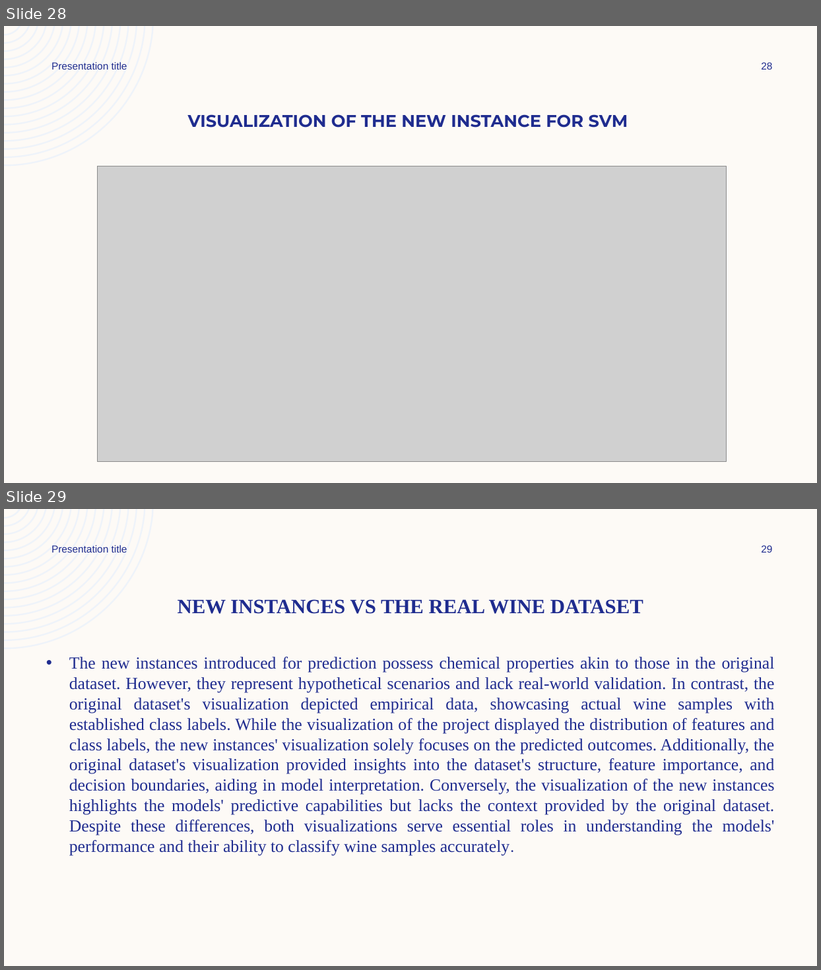
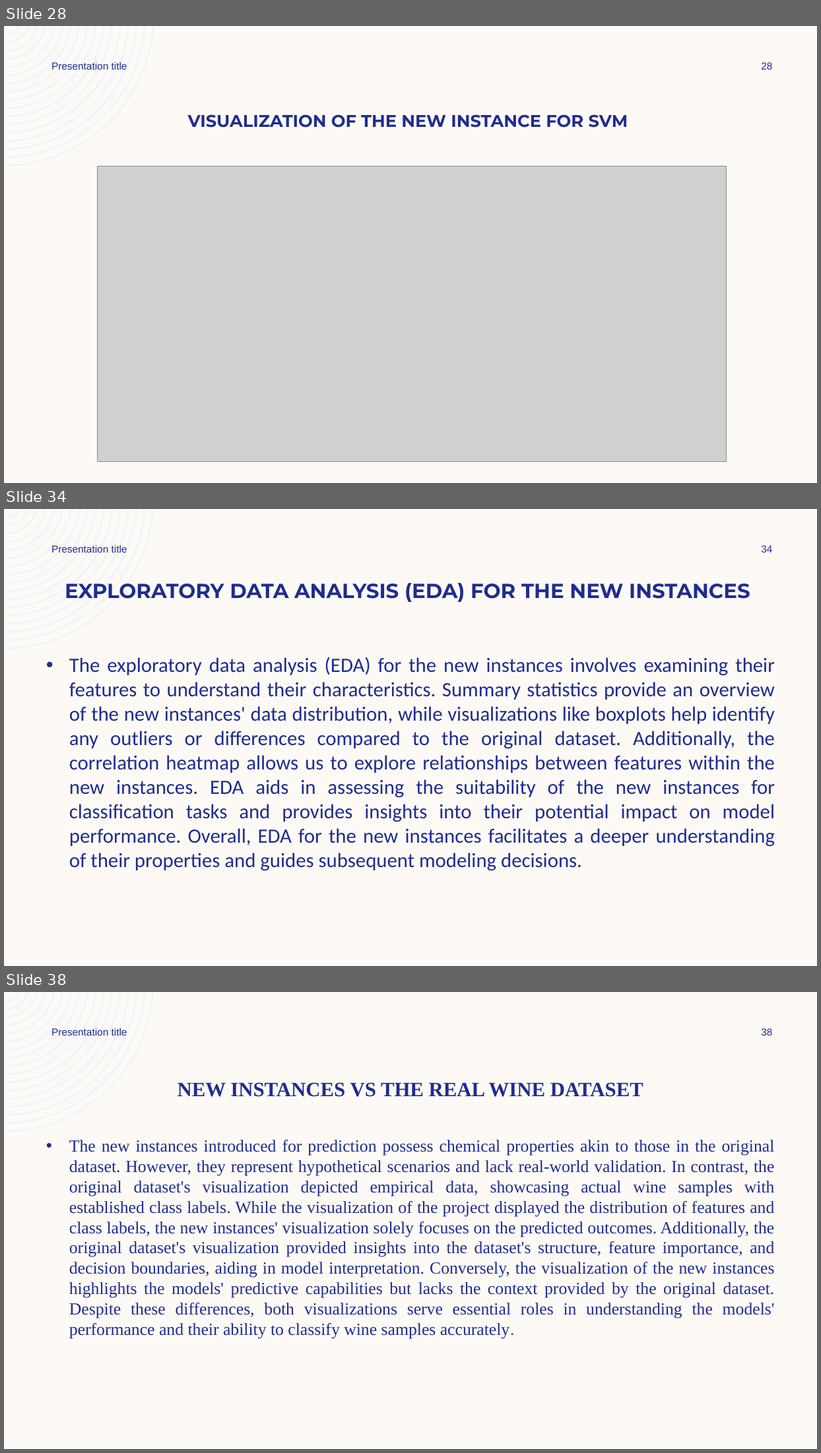
Before and after one commit to bigkebs/code-path-preview, a slide deck: Wine Classification Project_KBM_2024.pptx. Shown one above the other, each under a label of ours: slides 28 and 29 before the commit, slides 28, 34 and 38 after it; the slides between them are not shown. The pictures are 821x970 and 821x1453 pixels, drawn with LibreOffice and Linux fonts; fonts in the diff are those of the drawing; grey boxes stand for pictures. Boxes give left, top, right and bottom in pixels: in the first picture for what was removed or moved away, otherwise in the second. Text is boxed around its words. In the diff, an @@ line names an element or a change of style, - is before the commit and + after.

```diff
--- a/Wine Classification Project_KBM_2024.pptx
+++ b/Wine Classification Project_KBM_2024.pptx
@@ slide 34 added at bbox=[4, 509, 817, 966], background #FDFAF6; not listed: 1 template element that a slide beside it also shows @@
@@ text added at bbox=[52, 545, 127, 553], 12 pt, text #1F2C8F @@
+Presentation title
@@ page number added at bbox=[761, 545, 772, 553], 12 pt, text #1F2C8F @@
+34
@@ title added at bbox=[65, 583, 750, 602], 24 pt, text #1F2C8F, bold @@
+EXPLORATORY DATA ANALYSIS (EDA) FOR THE NEW INSTANCES
@@ text added at bbox=[69, 657, 776, 871], 24 pt, text #1F2C8F @@
+• The exploratory data analysis (EDA) for the new instances involves examining their features to understand their characteristics. Summary statistics provide an overview of the new instances' data distribution, while visualizations like boxplots help identify any outliers or differences compared to the original dataset. Additionally, the correlation heatmap allows us to explore relationships between features within the new instances. EDA aids in assessing the suitability of the new instances for classification tasks and provides insights into their potential impact on model performance. Overall, EDA for the new instances facilitates a deeper understanding of their properties and guides subsequent modeling decisions.
@@ what was slide 29 is now slide 38 @@
@@ page number at bbox=[761, 1028, 772, 1036]: text changed @@
-29
+38
```
Also in this commit, not shown: 1 slide changed, 10 other slides added.
